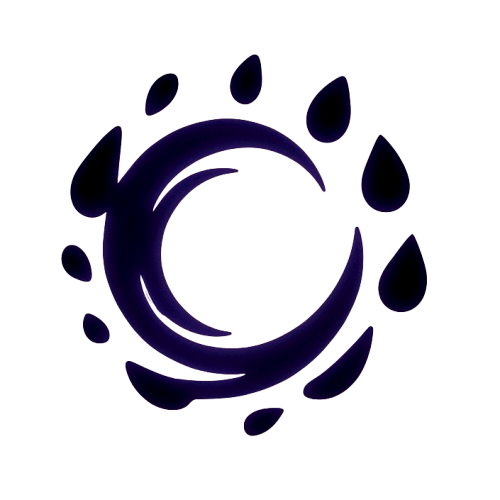
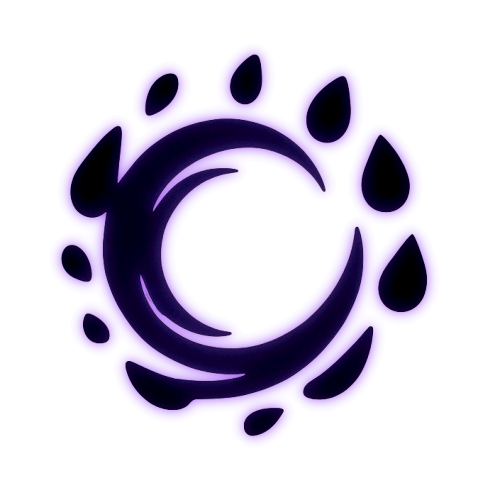
Layer changes from the first (500, 500) image to the second:
added layer "Tech Prereq" over [49, 43, 440, 448]